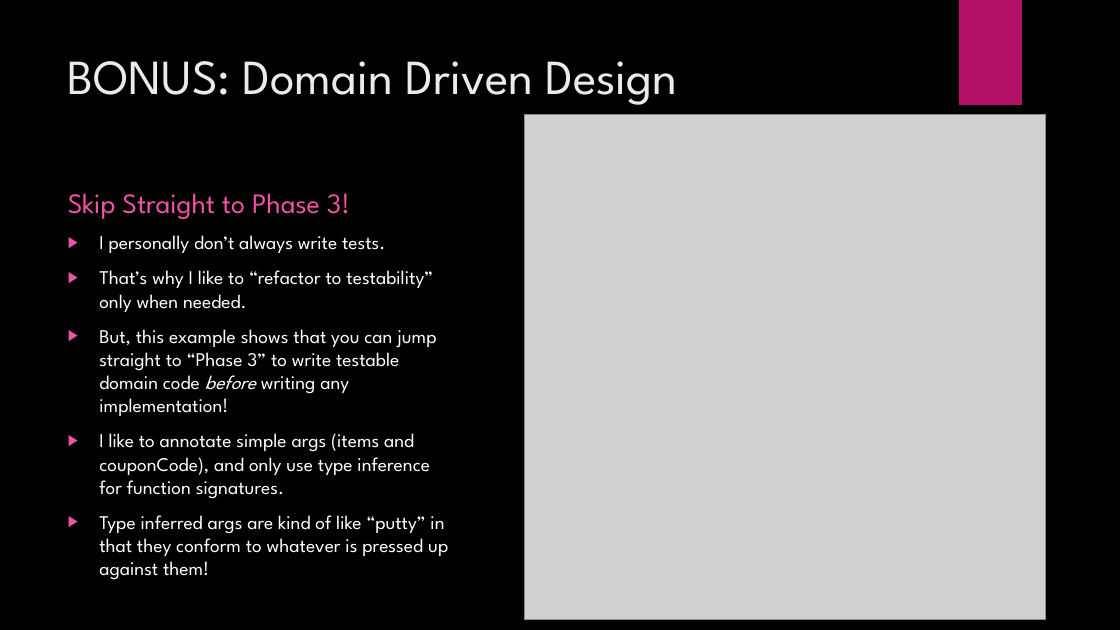
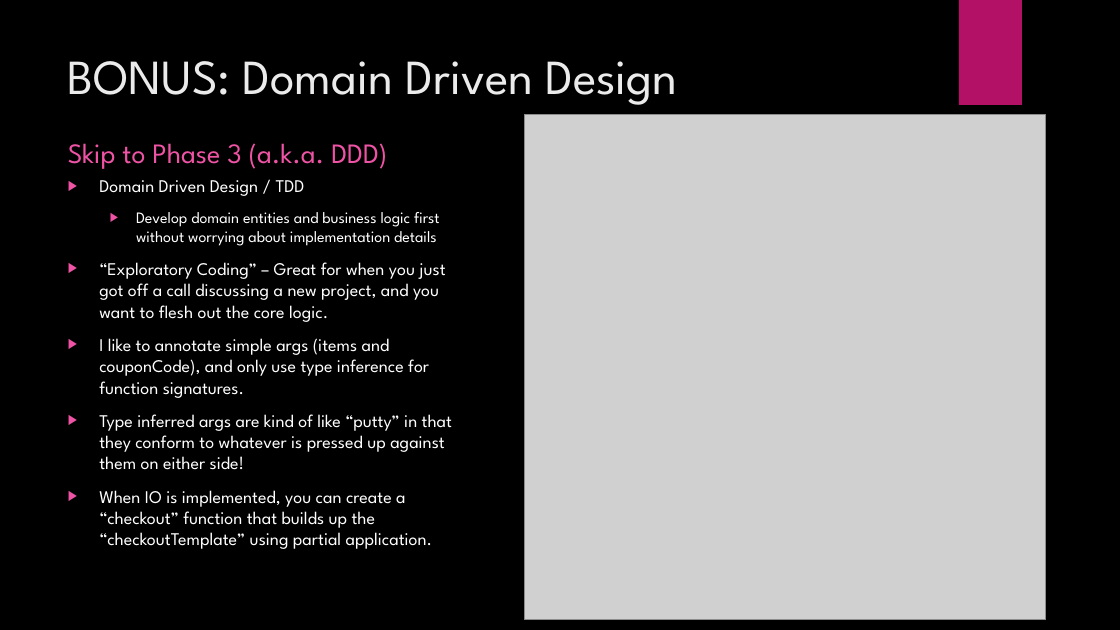
Before and after one commit to JordanMarr/TradeMinderFSharp, a slide deck: slide 27 of TradeMinder F# - C#.pptx. Drawn at 1120x630 pixels with LibreOffice and Linux fonts; fonts in the diff are those of the drawing; grey boxes stand for pictures; background and template pictures are left out. Boxes give left, top, right and bottom in pixels: in the first picture for what was removed or moved away, otherwise in the second. Text is boxed around its words. In the diff, an @@ line names an element or a change of style, - is before the commit and + after.

Commit message:
Updates to presentation

```diff
--- a/TradeMinder F# - C#.pptx
+++ b/TradeMinder F# - C#.pptx
@@ text at (68,143,387,169): text changed @@
-Skip Straight to Phase 3!
+Skip to Phase 3 (a.k.a. DDD)
@@ text "Domain Driven Design / TDD": place and size @@
-text "Domain Driven Design / TDD" at (99,235,448,580)
+text "Domain Driven Design / TDD" at (99,180,452,549)
@@ text at (99,180,445,322): text changed; size 16.6 to 15.3 pt @@
-▶ I personally don’t always write tests.
-▶ That’s why I like to “refactor to testability” only when needed.
-▶ But, this example shows that you can jump straight to “Phase 3” to write testable domain code before writing any implementation!
+▶ Domain Driven Design / TDD
+  ▶ Develop domain entities and business logic first without worrying about implementation details
+▶ “Exploratory Coding” – Great for when you just got off a call discussing a new project, and you want to flesh out the core logic.
@@ text at (99,338,429,398): size 16.6 to 15.3 pt in "I like to annotate simple args (items ..." @@
@@ text at (99,414,452,549): text changed; size 16.6 to 15.3 pt @@
-▶ Type inferred args are kind of like “putty” in that they conform to whatever is pressed up against them!
+▶ Type inferred args are kind of like “putty” in that they conform to whatever is pressed up against them on either side!
+▶ When IO is implemented, you can create a “checkout” function that builds up the “checkoutTemplate” using partial application.
```
Also in this commit, not shown: 21 other slides changed.
